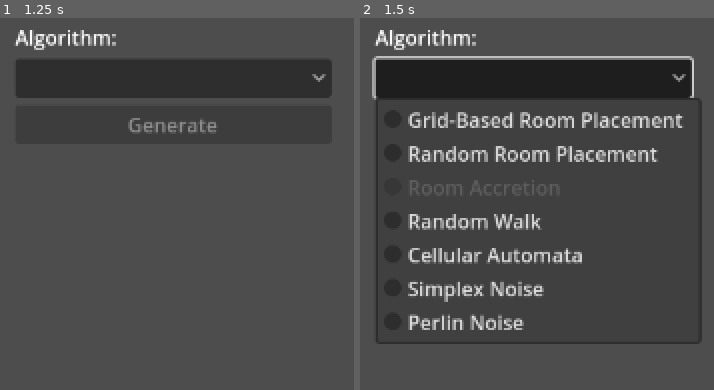
Above: before the commit, frames 1-2 (left to right).
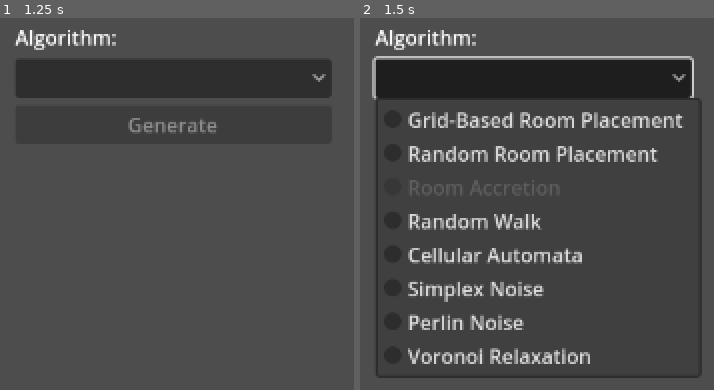
Above: after the commit, the same moments.

Repository: klistwan/COMP4121
Game: Godot game, scene res://src/main.tscn
Same seed, same stepped clock (60 frames per second), same inputs: the game is played once before the commit and once after it.
Inputs (mouse positions are in pixels of both pictures, inside the frame that each line leads up to):
- Up to frame 1 (1.25 s): tap Enter at 0.5 s
- Up to frame 2 (1.5 s): click (533, 77) at 1.25 s

Frame 1 is identical in both runs. In frame 2, 1.8% of the frame differs, in the area x 4-97%, y 87-97%.

Commit message:
Add randomized Voronoi with Lloyd's algorithm

Diff:
--- a/src/gui.gd
+++ b/src/gui.gd
@@ -11,6 +11,7 @@
 	4: "res://src/map/algorithms/cellular_automata.gd",
 	5: "res://src/map/algorithms/fast_noise.gd",
 	6: "res://src/map/algorithms/fast_noise.gd",
+	7: "res://src/map/algorithms/voronoi_relaxation.gd",
 }
 
 @onready var generate_button: Button = $CenterContainer/VBoxContainer/Generate
--- a/src/gui.tscn
+++ b/src/gui.tscn
@@ -29,7 +29,7 @@
 
 [node name="AlgorithmOptions" type="OptionButton" parent="CenterContainer/VBoxContainer"]
 layout_mode = 2
-item_count = 7
+item_count = 8
 popup/item_0/text = "Grid-Based Room Placement"
 popup/item_0/id = 1
 popup/item_1/text = "Random Room Placement"
@@ -45,6 +45,8 @@
 popup/item_5/id = 5
 popup/item_6/text = "Perlin Noise"
 popup/item_6/id = 6
+popup/item_7/text = "Voronoi Relaxation"
+popup/item_7/id = 7
 
 [node name="Generate" type="Button" parent="CenterContainer/VBoxContainer"]
 layout_mode = 2
--- /dev/null
+++ b/src/map/algorithms/voronoi_relaxation.gd
@@ -0,0 +1,116 @@
+extends Node
+
+signal finished
+
+enum Biome { TUNDRA, FOREST, WOODLAND, DESERT }
+const TILE_MAP_UPDATE_INTERVAL: float = 0.3
+const BIOME_COUNT := 4
+
+@export_category("Map Dimensions")
+@export var map_width: int = 45
+@export var map_height: int = 45
+
+@export_category("Algorithm Parameters")
+@export var iteration_count: int = 10
+
+var _rng := RandomNumberGenerator.new()
+
+
+class VoronoiCell:
+	var centroid: Vector2
+	var biome: Biome
+	var points: Array[Vector2] = []
+
+	func _init(p_centroid: Vector2, p_biome: Biome) -> void:
+		centroid = p_centroid
+		biome = p_biome
+
+	func update_centroid():
+		if self.points.size() == 0:
+			self.centroid = Vector2.ZERO
+			return
+		var sum := Vector2.ZERO
+		for point in self.points:
+			sum += point
+		self.centroid = sum / points.size()
+
+
+func _ready() -> void:
+	_rng.randomize()
+	print_debug("_rng.seed=", _rng.seed)
+
+
+func generate_dungeon(tile_map: TileMap) -> MapData:
+	var dungeon := MapData.new(map_width, map_height)
+	tile_map.update(dungeon)
+
+	# Initialize the Voronoi cells, one per biome, at a random point on the map.
+	var voronoi_cells: Array[VoronoiCell] = []
+	for biome in [Biome.TUNDRA, Biome.FOREST, Biome.WOODLAND, Biome.DESERT]:
+		voronoi_cells.append(
+			VoronoiCell.new(Vector2i(_rng.randi_range(1, map_width - 1), _rng.randi_range(1, map_height - 1)), biome)
+		)
+
+	for _i in range(iteration_count):
+		# Clear grouping from previous iteration.
+		for voronoi_cell in voronoi_cells:
+			voronoi_cell.points = []
+
+		# Group each tile to its closest Voronoi cell.
+		for x in range(map_width):
+			for y in range(map_height):
+				var closest_voronoi_cell: VoronoiCell = get_closest_voronoi_cell(x, y, voronoi_cells)
+				closest_voronoi_cell.points.append(Vector2(x, y))
+
+		# Update TileMap.
+		for voronoi_cell in voronoi_cells:
+			for point in voronoi_cell.points:
+				dungeon.get_tile(point).set_tile_type(get_tile_type(voronoi_cell.biome, dungeon))
+		tile_map.update(dungeon)
+
+		await get_tree().create_timer(TILE_MAP_UPDATE_INTERVAL).timeout
+
+		# Calculate centroid of each Voronoi cell.
+		for voronoi_cell in voronoi_cells:
+			voronoi_cell.update_centroid()
+
+	finished.emit()
+	return dungeon
+
+
+func get_closest_voronoi_cell(x: int, y: int, cells: Array[VoronoiCell]) -> VoronoiCell:
+	var closest: VoronoiCell
+	var min_distance: float = map_width * map_height
+	for cell in cells:
+		var distance := euclidean_distance(Vector2i(x, y), cell.centroid)
+		if distance < min_distance:
+			closest = cell
+			min_distance = distance
+	return closest
+
+
+func euclidean_distance(a: Vector2i, b: Vector2i) -> float:
+	return sqrt(pow(b.x - a.x, 2) + pow(b.y - a.y, 2))
+
+
+func get_tile_type(biome: Biome, dungeon: MapData) -> Resource:
+	match biome:
+		Biome.WOODLAND:
+			return [dungeon.TILE_TYPES.grass, dungeon.TILE_TYPES.flower].pick_random()
+		Biome.FOREST:
+			return [dungeon.TILE_TYPES.oak_tree, dungeon.TILE_TYPES.evergreen_tree].pick_random()
+		Biome.DESERT:
+			return (
+				[
+					dungeon.TILE_TYPES.dirt,
+					dungeon.TILE_TYPES.fossil,
+					dungeon.TILE_TYPES.boulders,
+					dungeon.TILE_TYPES.scorpion
+				]
+				. pick_random()
+			)
+		Biome.TUNDRA:
+			return [dungeon.TILE_TYPES.snow].pick_random()
+		_:
+			push_error("Unknown biome:", biome)
+			return
